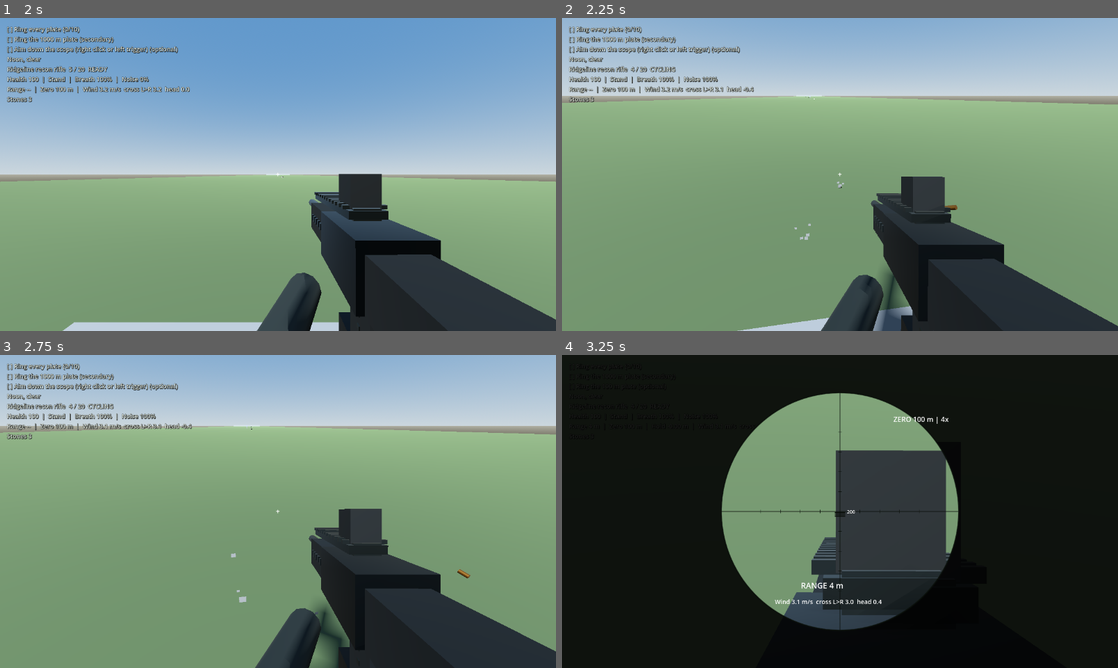
Above: before the commit, frames 1-4 (two rows, left to right).
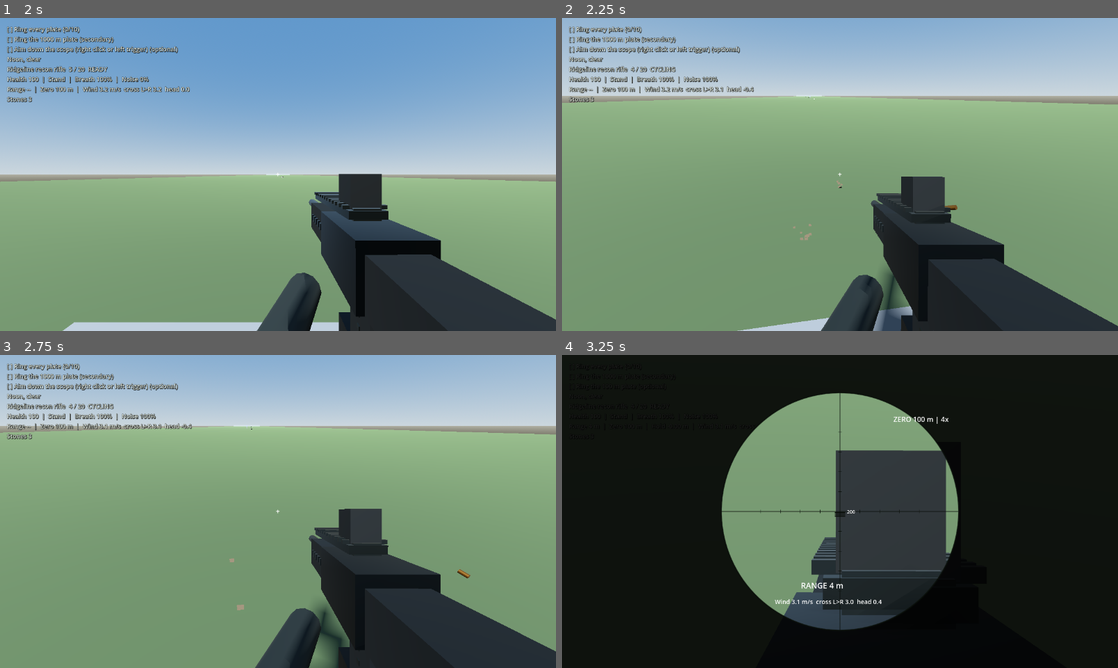
Above: after the commit, the same moments.

Repository: adam656677-oss/sniper
Game: Godot game, scene res://scenes/ui/main_menu.tscn
The game is run twice, just before and just after one commit, with the same random seed, the same clock (stepped at 60 frames per second) and the same inputs.
Inputs (mouse positions are in pixels of both pictures, inside the frame that each line leads up to):
- Up to frame 1 (2 s): click "Missions" at 0.5 s; click "Shooting range" at 1.25 s
- Up to frame 2 (2.25 s): tap Enter at 2 s; move the mouse to (867, 174) at 2.02 s; hold W (move_forward) from 2.03 s (still down); hold T (tag) from 2.03 s (still down); click (867, 174) at 2.17 s
- Up to frame 3 (2.75 s): keep holding W (move_forward); keep holding T (tag)
- Up to frame 4 (3.25 s): keep holding W (move_forward); move the mouse to (812, 511) at 2.77 s; release T (tag) at 2.78 s; right-click (812, 511) at 2.85 s; tap T (tag) at 3.05 s

Frame 1 is identical in both runs. In frame 2, less than 0.1% of the frame differs, in the area x 41-51%, y 52-72%; in frame 3, less than 0.1%, in the area x 41-58%, y 63-83%; in frame 4, nothing differs.

Commit message:
Add material-specific bullet impact particles

Diff:
--- a/scenes/fx/shot_feedback.gd
+++ b/scenes/fx/shot_feedback.gd
@@ -18,6 +18,8 @@
 var tracer_instance: MeshInstance3D
 var hit_marker_time := 0.0
 var hit_marker_kill := false
+var last_impact_surface := "stone"
+var last_impact_particle_count := 0
 
 func _ready() -> void:
 	tracer_instance = MeshInstance3D.new()
@@ -70,23 +72,59 @@
 func tracer_count() -> int:
 	return tracer_mesh.get_surface_count()
 
-func impact(position: Vector3, normal: Vector3, leave_hole: bool) -> void:
+func impact(position: Vector3, normal: Vector3, leave_hole: bool, surface_type: String = "stone") -> void:
+	var surface := surface_type.to_lower()
+	if surface not in ["metal", "wood", "earth", "stone"]:
+		surface = "stone"
+	last_impact_surface = surface
 	var puff := CPUParticles3D.new()
 	puff.one_shot = true
-	puff.amount = 16
-	puff.lifetime = 0.6
-	puff.explosiveness = 0.9
+	puff.explosiveness = 0.95
 	puff.direction = normal if normal != Vector3.ZERO else Vector3.UP
-	puff.spread = 35.0
-	puff.initial_velocity_min = 1.0
-	puff.initial_velocity_max = 3.0
-	puff.gravity = Vector3(0, -3, 0)
-	puff.scale_amount_min = 0.05
-	puff.scale_amount_max = 0.15
-	puff.color = Color(0.55, 0.5, 0.42)
-	var quad := QuadMesh.new()
-	quad.size = Vector2(0.3, 0.3)
-	puff.mesh = quad
+	puff.spread = 28.0 if surface == "metal" else 38.0
+	puff.gravity = Vector3(0, -9.0, 0) if surface == "metal" else (Vector3(0, -5.0, 0) if surface == "wood" else Vector3(0, -3.0, 0))
+	var particle_material := StandardMaterial3D.new()
+	particle_material.vertex_color_use_as_albedo = true
+	particle_material.shading_mode = BaseMaterial3D.SHADING_MODE_UNSHADED
+	match surface:
+		"metal":
+			puff.amount = 12
+			puff.lifetime = 0.42
+			puff.initial_velocity_min = 2.5
+			puff.initial_velocity_max = 7.5
+			puff.scale_amount_min = 0.018
+			puff.scale_amount_max = 0.045
+			puff.color = Color(1.0, 0.58, 0.18)
+			particle_material.emission_enabled = true
+			particle_material.emission = Color(1.0, 0.36, 0.08)
+			var spark_mesh := BoxMesh.new()
+			spark_mesh.size = Vector3(0.018, 0.12, 0.018)
+			puff.mesh = spark_mesh
+		"wood":
+			puff.amount = 14
+			puff.lifetime = 0.55
+			puff.initial_velocity_min = 1.2
+			puff.initial_velocity_max = 3.8
+			puff.scale_amount_min = 0.025
+			puff.scale_amount_max = 0.09
+			puff.color = Color(0.66, 0.48, 0.28)
+			var splinter_mesh := BoxMesh.new()
+			splinter_mesh.size = Vector3(0.025, 0.11, 0.018)
+			puff.mesh = splinter_mesh
+		_:
+			puff.amount = 18 if surface == "earth" else 16
+			puff.lifetime = 0.65 if surface == "earth" else 0.6
+			puff.initial_velocity_min = 0.8
+			puff.initial_velocity_max = 2.2 if surface == "earth" else 3.0
+			puff.scale_amount_min = 0.05
+			puff.scale_amount_max = 0.15
+			puff.color = Color(0.42, 0.31, 0.20) if surface == "earth" else Color(0.55, 0.5, 0.42)
+			var dust_mesh := QuadMesh.new()
+			dust_mesh.size = Vector2(0.3, 0.3)
+			puff.mesh = dust_mesh
+	last_impact_particle_count = puff.amount
+	puff.material_override = particle_material
+	puff.cast_shadow = GeometryInstance3D.SHADOW_CASTING_SETTING_OFF
 	add_child(puff)
 	puff.global_position = position
 	puff.emitting = true
